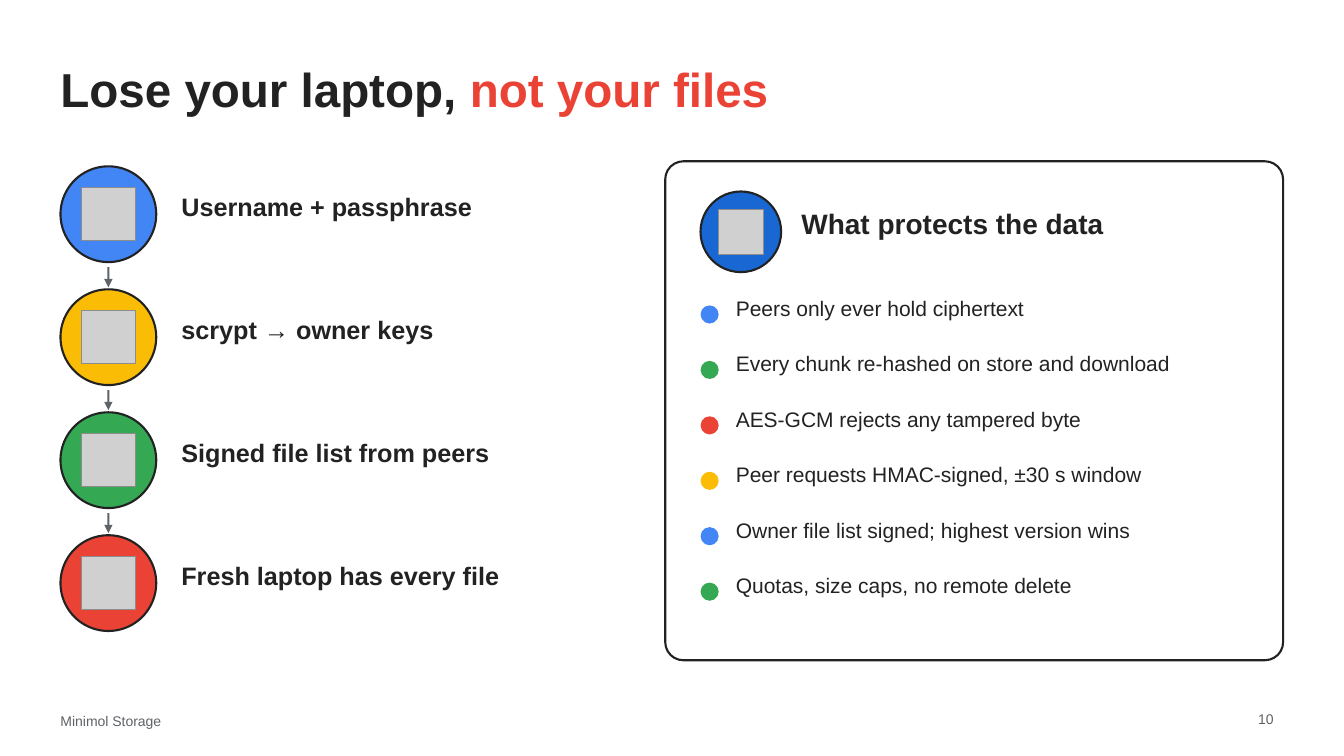
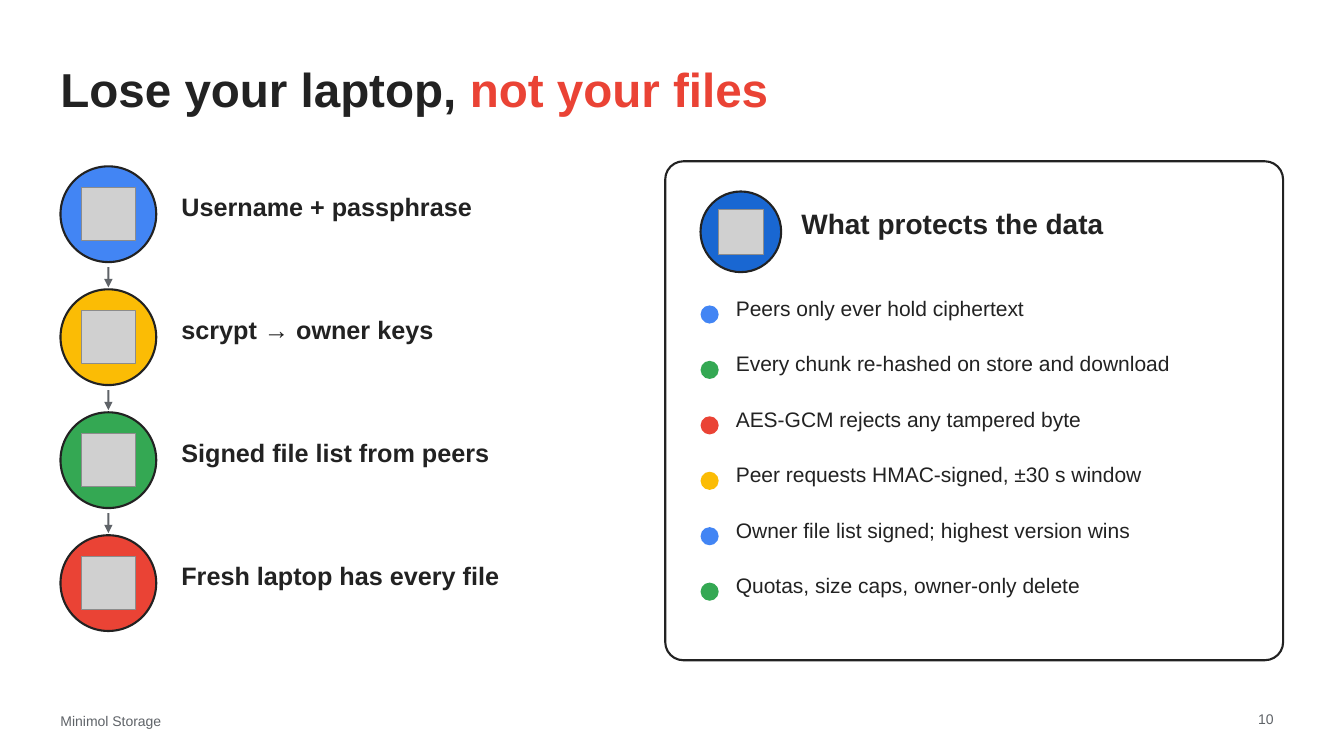
Before and after one commit to guptakaran0720/Minimol-2026, a slide deck: slide 10 of docs/Minimol_Storage_Pitch.pptx. Drawn at 1344x756 pixels with LibreOffice and Linux fonts; fonts in the diff are those of the drawing; grey boxes stand for pictures; background and template pictures are left out. Boxes give left, top, right and bottom in pixels: in the first picture for what was removed or moved away, otherwise in the second. Text is boxed around its words. In the diff, an @@ line names an element or a change of style, - is before the commit and + after.

```diff
--- a/docs/Minimol_Storage_Pitch.pptx
+++ b/docs/Minimol_Storage_Pitch.pptx
@@ text at (736,577,1080,598): text changed @@
-Quotas, size caps, no remote delete
+Quotas, size caps, owner-only delete
```
Also in this commit, not shown: 1 other slide changed, 8 other files.
